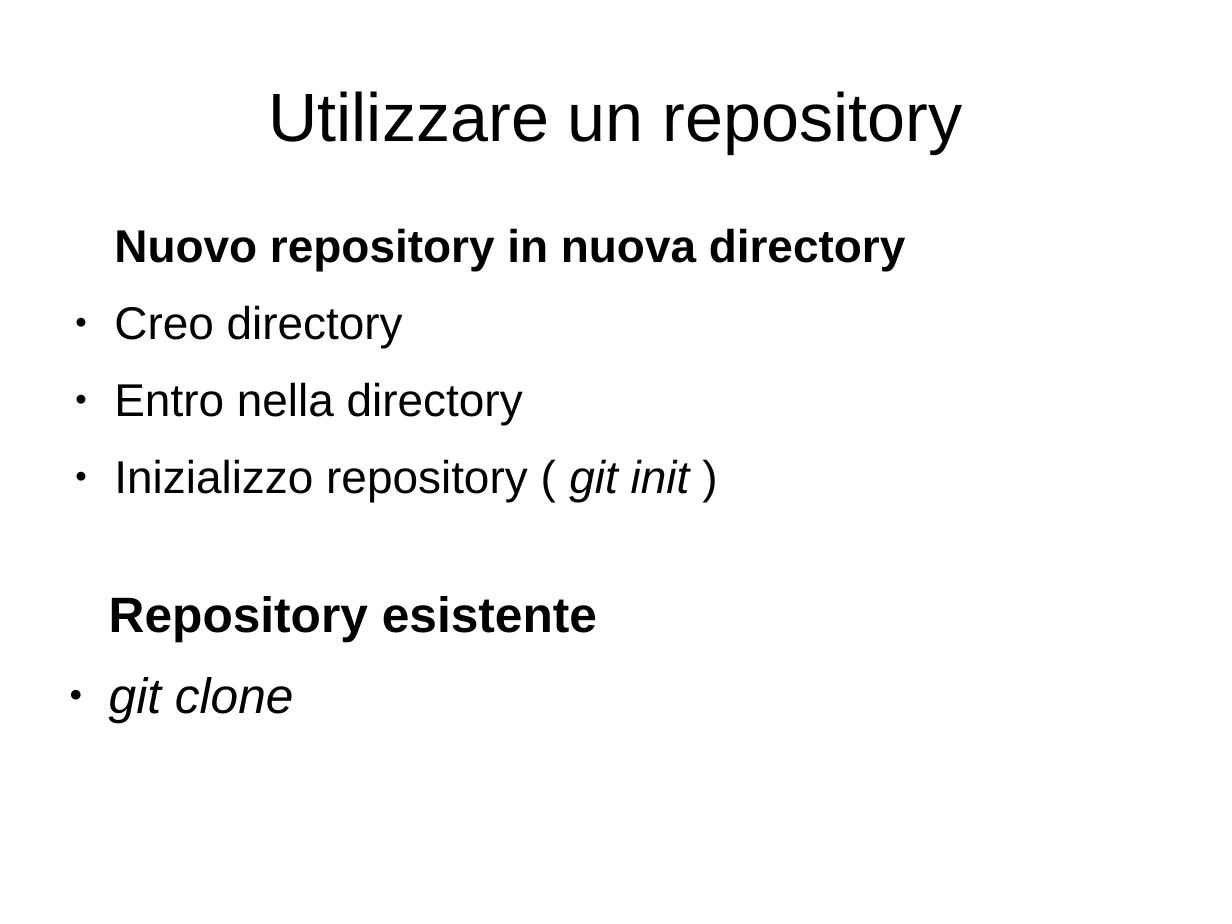
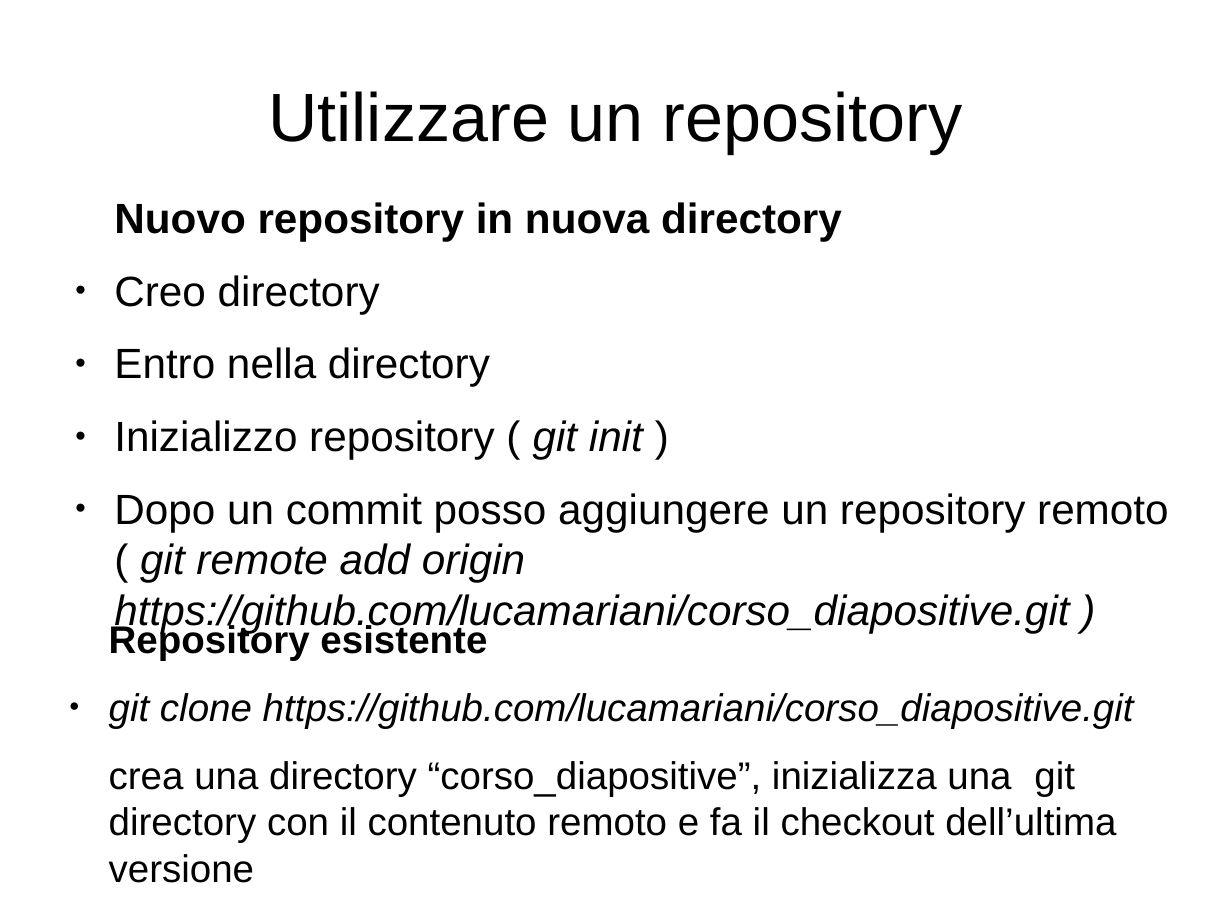
Before and after one commit to lucamariani/corso_diapositive, a slide deck: slide 12 of lez1.odp. Drawn at 1232x924 pixels with LibreOffice and Linux fonts; fonts in the diff are those of the drawing. Boxes give left, top, right and bottom in pixels: in the first picture for what was removed or moved away, otherwise in the second. Text is boxed around its words. In the diff, an @@ line names an element or a change of style, - is before the commit and + after.

Commit message:
end Git

```diff
--- a/lez1.odp
+++ b/lez1.odp
@@ text "Nuovo repository in nuova directory": place and size @@
-text "Nuovo repository in nuova directory" at (114, 228, 906, 502)
+text "Nuovo repository in nuova directory" at (114, 202, 1168, 633)
@@ text at (114, 202, 842, 459): size 29.6 to 27.2 pt in "Nuovo repository in nuova directory", "Creo directory", "Entro nella directory", "Inizializzo repository ( git init )" @@
@@ text at (114, 493, 1168, 633): paragraph added @@
+● Dopo un commit posso aggiungere un repository remoto ( git remote add origin https://github.com/lucamariani/corso_diapositive.git )
@@ text "Repository esistente": place and size @@
-text "Repository esistente" at (109, 596, 597, 723)
+text "Repository esistente" at (109, 622, 1134, 883)
@@ text at (109, 622, 487, 660): size 32 to 24.8 pt in "Repository esistente" @@
@@ text at (109, 693, 1134, 883): text changed; size 32 to 24.8 pt; italic off @@
-● git clone
+● git clone https://github.com/lucamariani/corso_diapositive.git
+crea una directory “corso_diapositive”, inizializza una git directory con il contenuto remoto e fa il checkout dell’ultima versione
```
Also in this commit, not shown: 1 other slide changed, 8 slides added.
